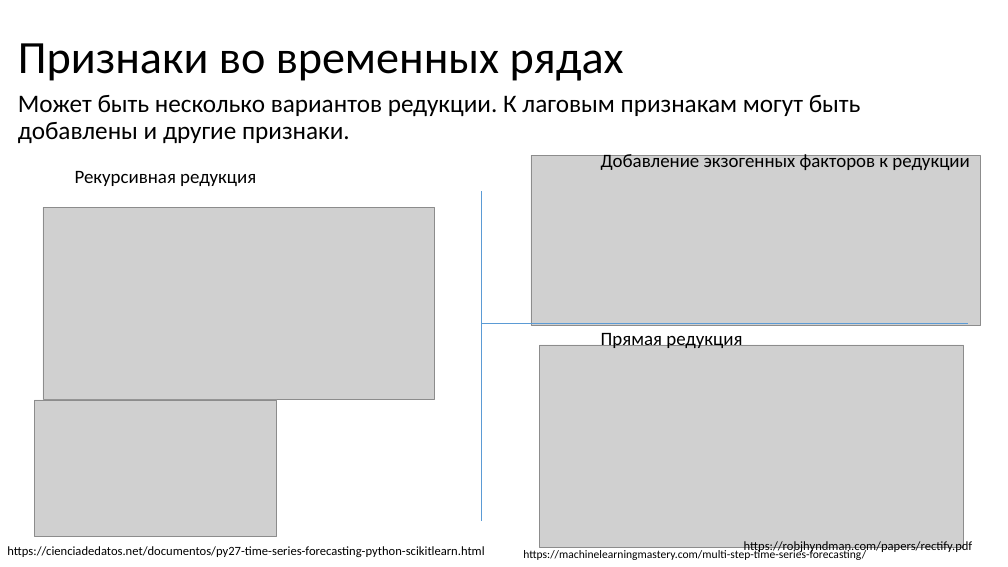
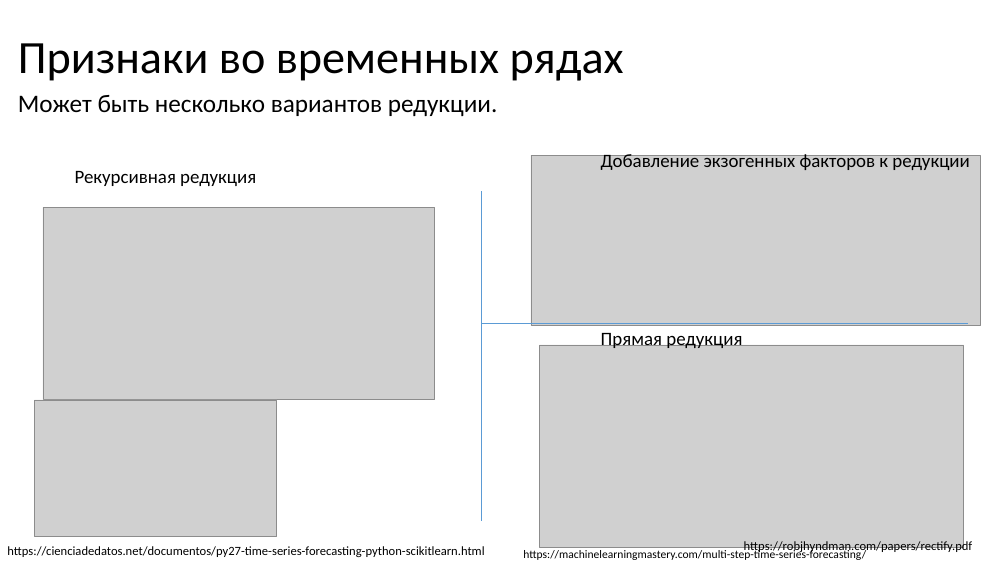
Before and after one commit to MVRonkin/TimeSeriesCourse, a slide deck: slide 4 of 2025/LEC/05-1 методы машинного обучения для анализа ВР.pptx. Drawn at 1008x567 pixels with LibreOffice and Linux fonts; fonts in the diff are those of the drawing; grey boxes stand for pictures. Boxes give left, top, right and bottom in pixels: in the first picture for what was removed or moved away, otherwise in the second. Text is boxed around its words. In the diff, an @@ line names an element or a change of style, - is before the commit and + after.

```diff
--- a/2025/LEC/05-1 методы машинного обучения для анализа ВР.pptx
+++ b/2025/LEC/05-1 методы машинного обучения для анализа ВР.pptx
@@ text at box(18, 95, 498, 116): text changed @@
-Может быть несколько вариантов редукции. К лаговым признакам могут быть добавлены и другие признаки.
+Может быть несколько вариантов редукции.
```
Also in this commit, not shown: 5 other slides changed, 7 slides added, 5 slides removed, 5 other files.
